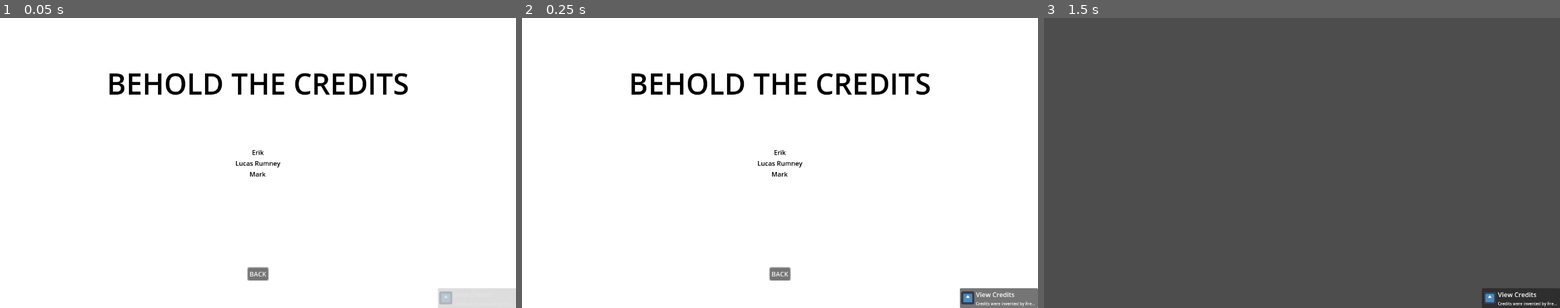
Above: before the commit, frames 1-3 (left to right).
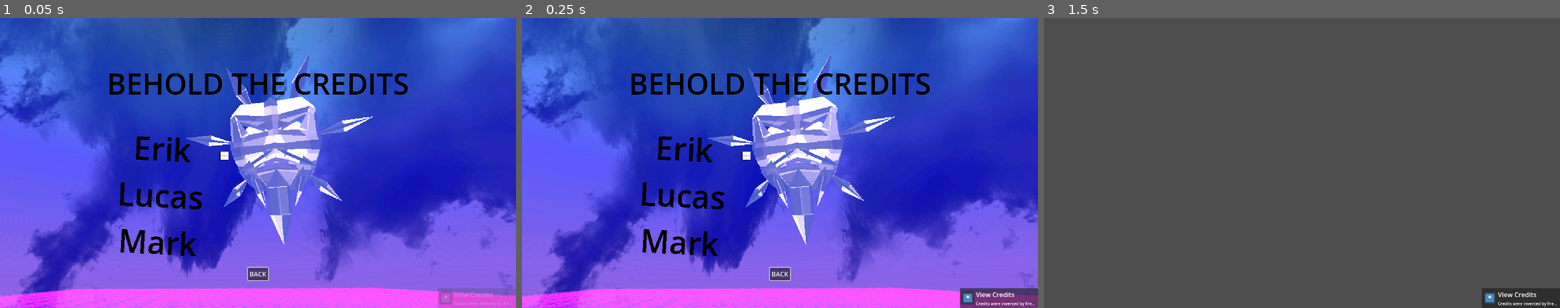
Above: after the commit, the same moments.

Repository: lucasrumney94/GodotGoneWild
Game: Godot game, scene res://UI/credits.tscn
Same seed, same stepped clock (60 frames per second), same inputs: the game is played once before the commit and once after it. This scene is started directly instead of the project's main scene. The engine's default icon, where the game draws it, is replaced by a stand-in: a white triangle on a blue panel in a dark square. A sky picture missing from this copy of the repository is replaced by a grey-blue gradient.
Inputs (mouse positions are in pixels of both pictures, inside the frame that each line leads up to):
- Up to frame 1 (0.05 s): no input
- Up to frame 2 (0.25 s): no input
- Up to frame 3 (1.5 s): move the mouse to (1415, 148) at 0.52 s; hold D (move_right) 0.53-1.25 s; click (1415, 148) at 0.6 s; click "BACK" at 1.25 s

The runs differ from the first frame. In frame 1, 97% of the frame differs, in the area x 0-100%, y 0-100%; in frame 2, 97%; in frame 3, nothing differs.

Commit message:
add credits screen image

Diff:
--- a/godot-wild-tower/UI/credits.tscn
+++ b/godot-wild-tower/UI/credits.tscn
@@ -1,6 +1,7 @@
-[gd_scene load_steps=2 format=3 uid="uid://cvo2k0ochbnw"]
+[gd_scene load_steps=3 format=3 uid="uid://cvo2k0ochbnw"]
 
 [ext_resource type="Script" path="res://UI/credits.gd" id="1_y2vnb"]
+[ext_resource type="Texture2D" uid="uid://b2tm2n18ndeg5" path="res://UI/Image/god.png" id="2_txjmr"]
 
 [node name="Credits" type="CanvasLayer"]
 layer = 10
@@ -14,7 +15,20 @@
 grow_horizontal = 2
 grow_vertical = 2
 
+[node name="TextureRect" type="TextureRect" parent="Control"]
+layout_mode = 1
+anchors_preset = 15
+anchor_right = 1.0
+anchor_bottom = 1.0
+grow_horizontal = 2
+grow_vertical = 2
+texture = ExtResource("2_txjmr")
+expand_mode = 2
+stretch_mode = 6
+flip_h = true
+
 [node name="ColorRect" type="ColorRect" parent="Control"]
+visible = false
 layout_mode = 1
 anchors_preset = 15
 anchor_right = 1.0
@@ -39,33 +53,35 @@
 
 [node name="VBoxContainer" type="VBoxContainer" parent="Control"]
 layout_mode = 1
-anchors_preset = 8
-anchor_left = 0.5
+anchors_preset = 4
 anchor_top = 0.5
-anchor_right = 0.5
 anchor_bottom = 0.5
-offset_left = -20.0
-offset_top = -20.0
-offset_right = 20.0
-offset_bottom = 20.0
-grow_horizontal = 2
+offset_left = 300.0
+offset_top = -94.405
+offset_right = 407.0
+offset_bottom = 75.595
 grow_vertical = 2
+rotation = 0.0506145
+scale = Vector2(2, 2)
 
 [node name="Label" type="Label" parent="Control/VBoxContainer"]
 layout_mode = 2
 theme_override_colors/font_color = Color(0, 0, 0, 1)
+theme_override_font_sizes/font_size = 39
 text = "Erik"
 horizontal_alignment = 1
 
 [node name="Label2" type="Label" parent="Control/VBoxContainer"]
 layout_mode = 2
 theme_override_colors/font_color = Color(0, 0, 0, 1)
-text = "Lucas Rumney"
+theme_override_font_sizes/font_size = 39
+text = "Lucas"
 horizontal_alignment = 1
 
 [node name="Label3" type="Label" parent="Control/VBoxContainer"]
 layout_mode = 2
 theme_override_colors/font_color = Color(0, 0, 0, 1)
+theme_override_font_sizes/font_size = 39
 text = "Mark"
 horizontal_alignment = 1
 
Binary file added: godot-wild-tower/UI/Image/god.png
Not shown, added: godot-wild-tower/UI/Image/god.png.import
